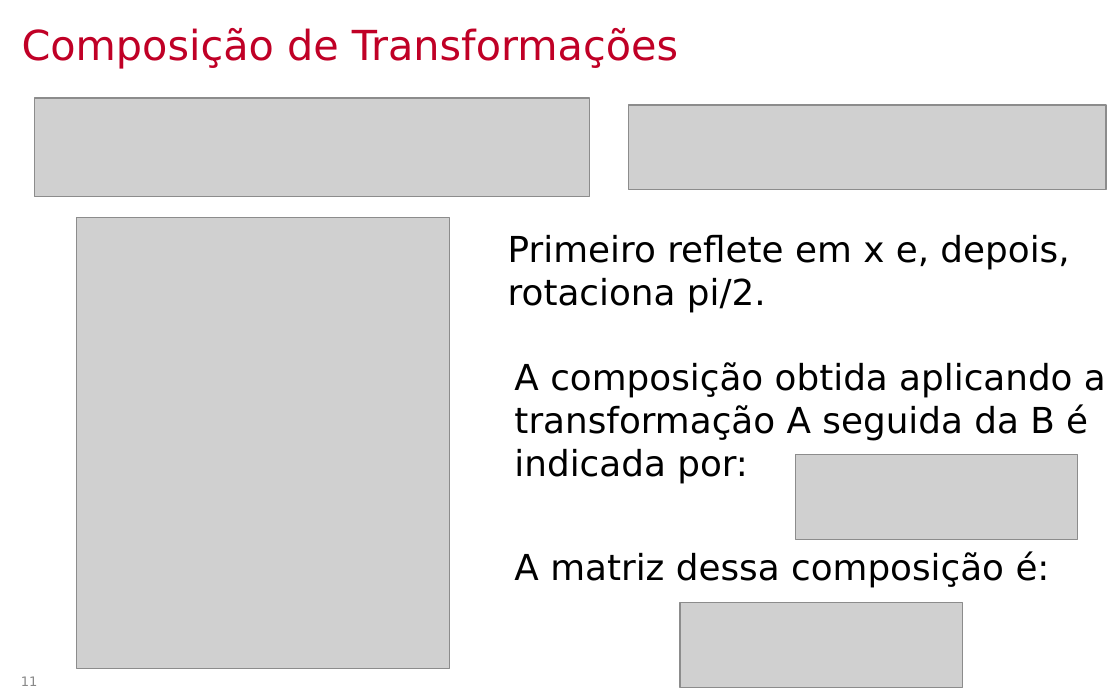
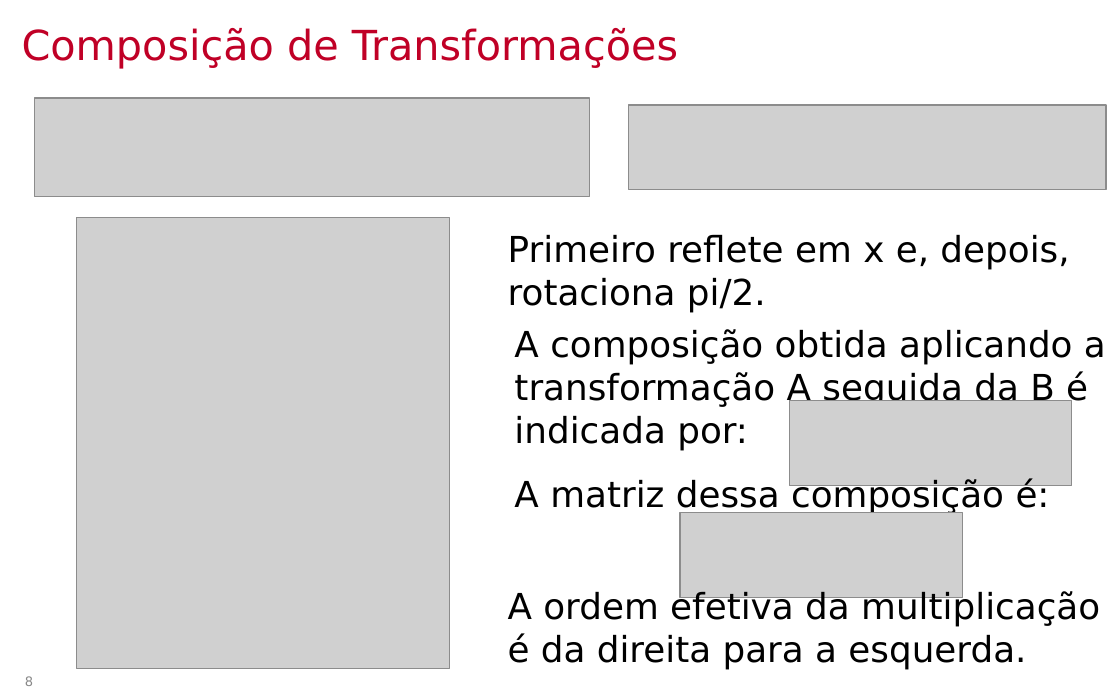
Before and after one commit to lpsoares/ComputacaoGrafica, a slide deck: slide 8 of docs/aulas/04-coordenadas_homogeneas_e_quaternios/aula4_coordenadas_homogeneas_e_quaternios.pptx (slide 11 before the commit). Drawn at 1120x700 pixels with LibreOffice and Linux fonts; fonts in the diff are those of the drawing; grey boxes stand for pictures; background and template pictures are left out. Boxes give left, top, right and bottom in pixels: in the first picture for what was removed or moved away, otherwise in the second. Text is boxed around its words. In the diff, an @@ line names an element or a change of style, - is before the commit and + after.

```diff
--- a/docs/aulas/04-coordenadas_homogeneas_e_quaternios/aula4_coordenadas_homogeneas_e_quaternios.pptx
+++ b/docs/aulas/04-coordenadas_homogeneas_e_quaternios/aula4_coordenadas_homogeneas_e_quaternios.pptx
@@ text "A composição obtida aplicando a ...": place and size @@
-text "A composição obtida aplicando a ..." at [514, 362, 1106, 484]
+text "A composição obtida aplicando a ..." at [514, 329, 1106, 451]
@@ picture: place and size @@
-picture at [795, 455, 1077, 540]
+picture at [790, 401, 1072, 486]
@@ text "A matriz dessa composição é:": place and size @@
-text "A matriz dessa composição é:" at [514, 551, 1050, 588]
+text "A matriz dessa composição é:" at [514, 479, 1050, 516]
@@ picture: place and size @@
-picture at [680, 603, 962, 688]
+picture at [680, 512, 962, 597]
@@ text added at [508, 590, 1100, 670], 23 pt, text #000000 @@
+A ordem efetiva da multiplicação é da direita para a esquerda.
@@ page number at [25, 676, 33, 686]: text changed @@
-11
+8
```
Also in this commit, not shown: 12 other slides changed, 10 slides removed, 2 other files.
